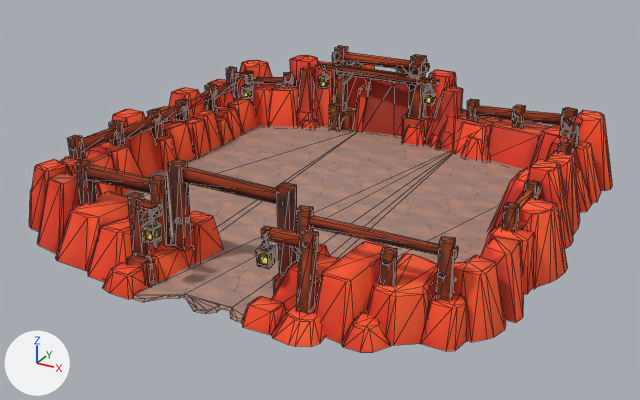
An edit to the glTF model assets/models/mining-pool.glb, drawn before and after from the same camera.
Camera for both pictures: a 50 mm lens placed at (23.3, -43.2, 21.6), pointed at (0.2, -1.2, 0.6). The axes (+X, +Y, +Z) are drawn at lower left. The lights are the same throughout. The older version comes first. Mesh edges are drawn as thin lines. Objects named as collision shapes, trigger or cutter boxes, shadow casters or lower levels of detail are left out. Vertices at exactly the same position are counted once.

In view in the first picture: 'Mining_pool', 'Mining_pool.001'.
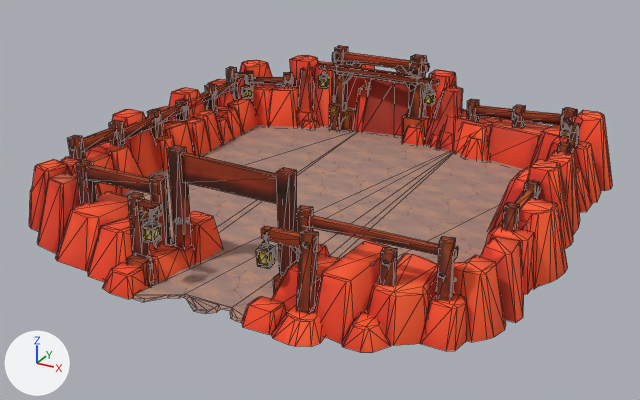
Location of each change, (x1, y1, x2, y2) in pixels of the pictures (640 x 400 px; the box of a moved part takes in the faces that stretch with it):
```json
{"object": "Mining_pool", "change": "reshaped, shading changed", "before": [29, 45, 613, 352], "after": [29, 45, 613, 352]}
{"part": 1, "of": "me_tripo_mesh_8474fd8a", "change": "moved or reshaped", "before": [168, 159, 297, 276], "after": [167, 145, 297, 276]}
{"part": 2, "of": "me_tripo_mesh_8474fd8a", "change": "shading changed", "before": [87, 159, 429, 258], "after": [87, 145, 429, 258]}
{"part": 3, "of": "me_tripo_mesh_8474fd8a", "change": "shading changed", "before": [330, 47, 439, 88], "after": [330, 47, 439, 88]}
```

Edits to the scene script, one JSON object a line:
```json
{"block": "me_tripo_mesh_8474fd8a", "where": "# used by ob_mining_pool; location = (0.0, 0.0, 0.0)"}
{"op": "remove", "block": "me_tripo_mesh_8474fd8a", "code": "me_tripo_mesh_8474fd8a.from_pydata(...)  # 2268 vertices, 3314 faces; spans x -15.0..15.0, y -15.0..14.8, z -0.1..6.2"}
{"op": "add", "block": "me_tripo_mesh_8474fd8a", "code": "me_tripo_mesh_8474fd8a.from_pydata(...)  # 2268 vertices, 3314 faces; spans x -15.0..15.0, y -15.0..14.8, z -0.1..6.4"}
{"block": "me_tripo_mesh_8474fd8a", "change": "me_tripo_mesh_8474fd8a part 1: all 12 vertices in x -3.0..4.0, y -11.0..-10.3, z 5.4..5.6 are moved by (0.0, 0.0, 0.8)"}
{"block": "me_tripo_mesh_8474fd8a", "change": "me_tripo_mesh_8474fd8a part 2: 78 of the faces centred in x -6.8..9.5, y -13.1..-10.3, z 2.1..5.6 are now shaded flat"}
{"block": "me_tripo_mesh_8474fd8a", "change": "me_tripo_mesh_8474fd8a part 3: 56 of the faces centred in x -6.9..2.2, y 11.5..12.7, z 3.1..6.2 are now shaded flat"}
```
